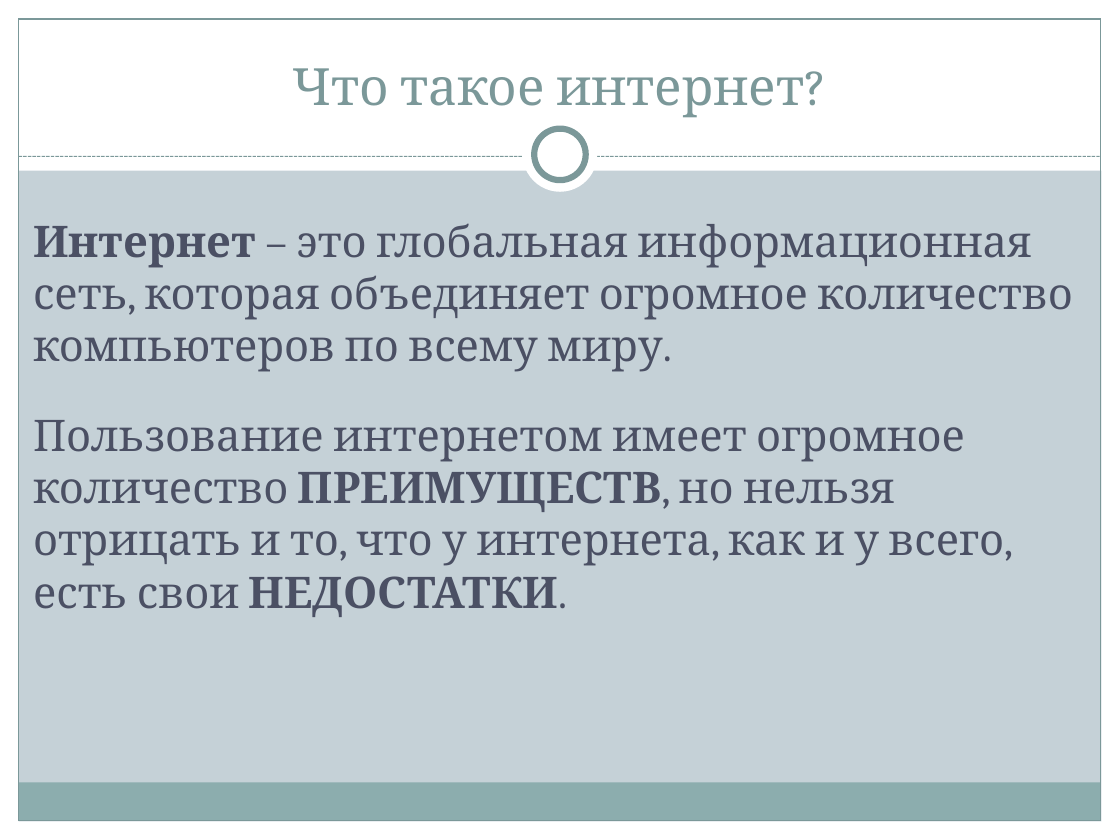
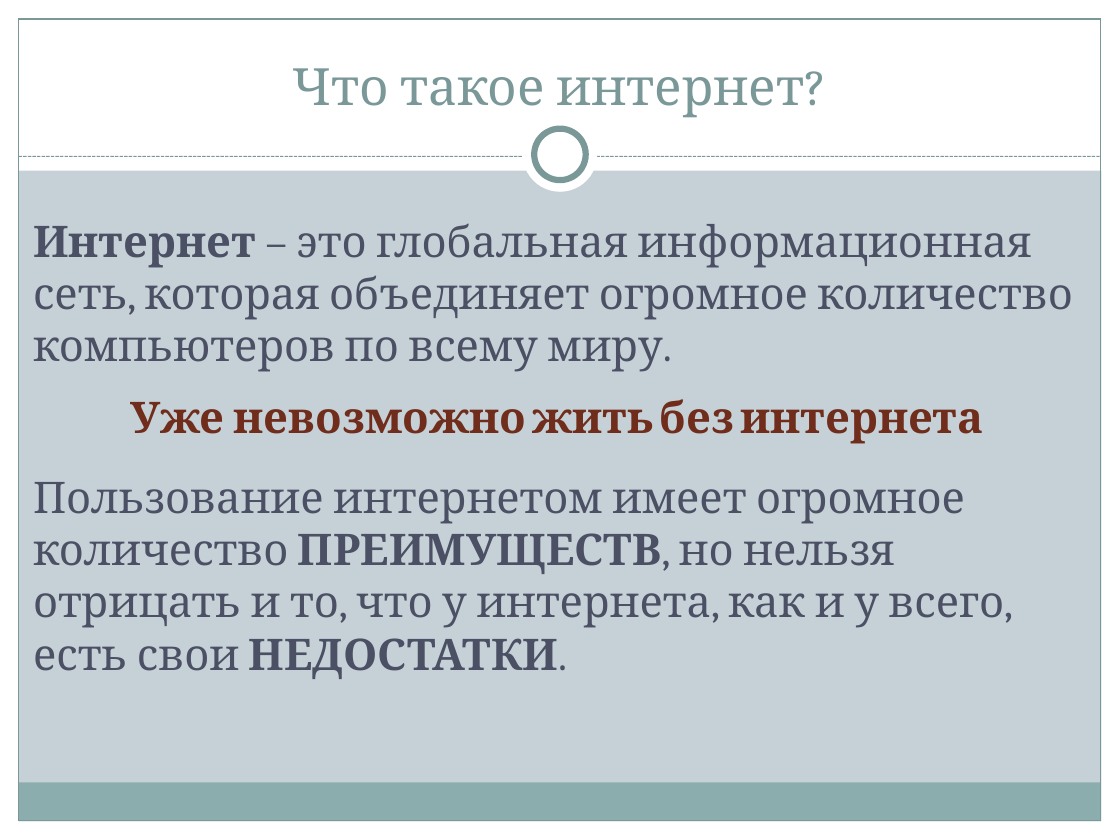
Before and after one commit to Ivan2802/itog_project_9, a slide deck: slide 4 of Проект.pptx. Drawn at 1120x840 pixels with LibreOffice and Linux fonts; fonts in the diff are those of the drawing. Boxes give left, top, right and bottom in pixels: in the first picture for what was removed or moved away, otherwise in the second. Text is boxed around its words. In the diff, an @@ line names an element or a change of style, - is before the commit and + after.

```diff
--- a/Проект.pptx
+++ b/Проект.pptx
@@ text added at box(130, 399, 984, 444), 28 pt, text #712D1C, bold @@
+Уже невозможно жить без интернета
@@ text "Пользование интернетом имеет огромное количество ...": place and size @@
-text "Пользование интернетом имеет огромное количество ..." at box(33, 420, 1004, 617)
+text "Пользование интернетом имеет огромное количество ..." at box(33, 482, 1004, 679)
```
Also in this commit, not shown: 2 other slides changed, 1 other file.
